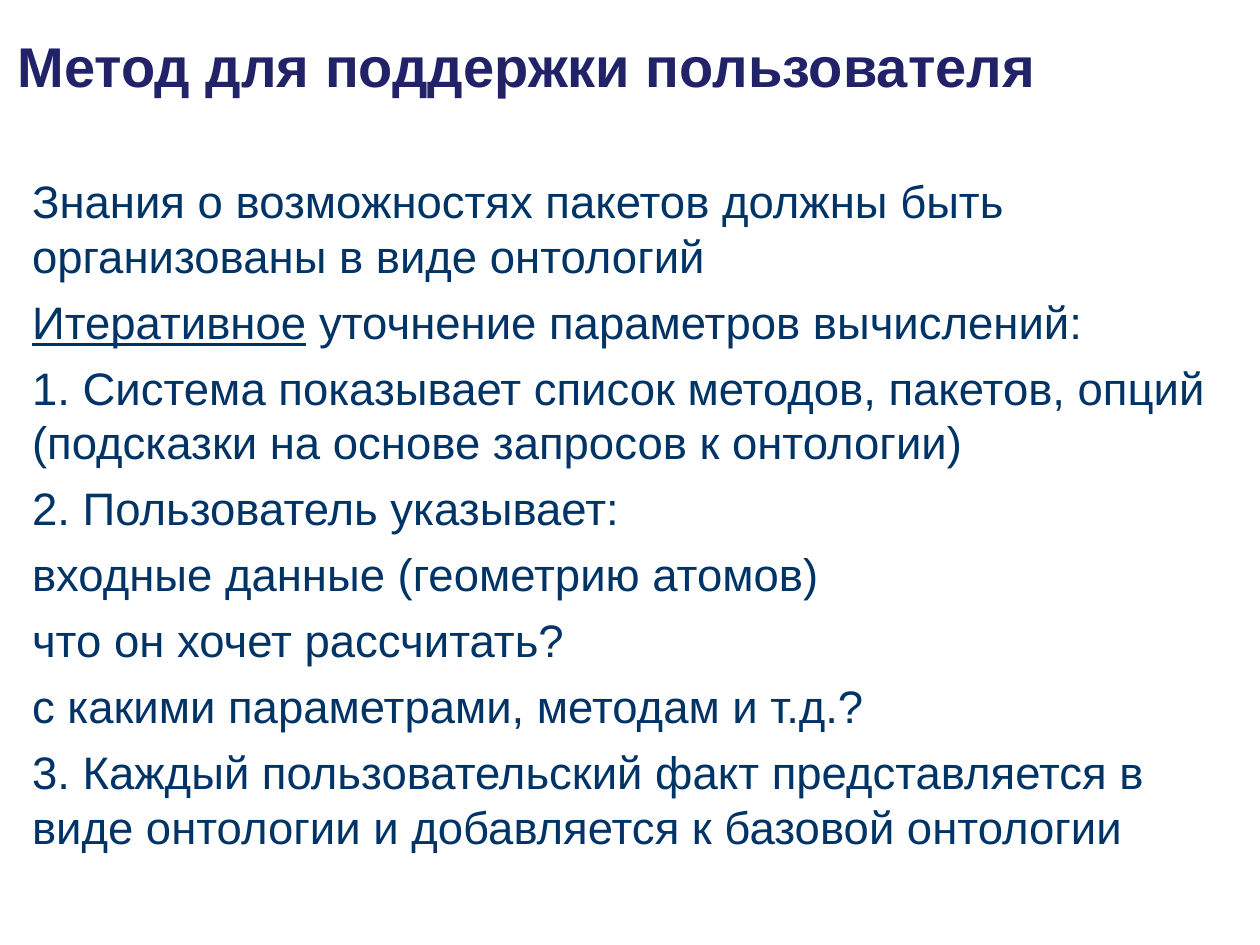
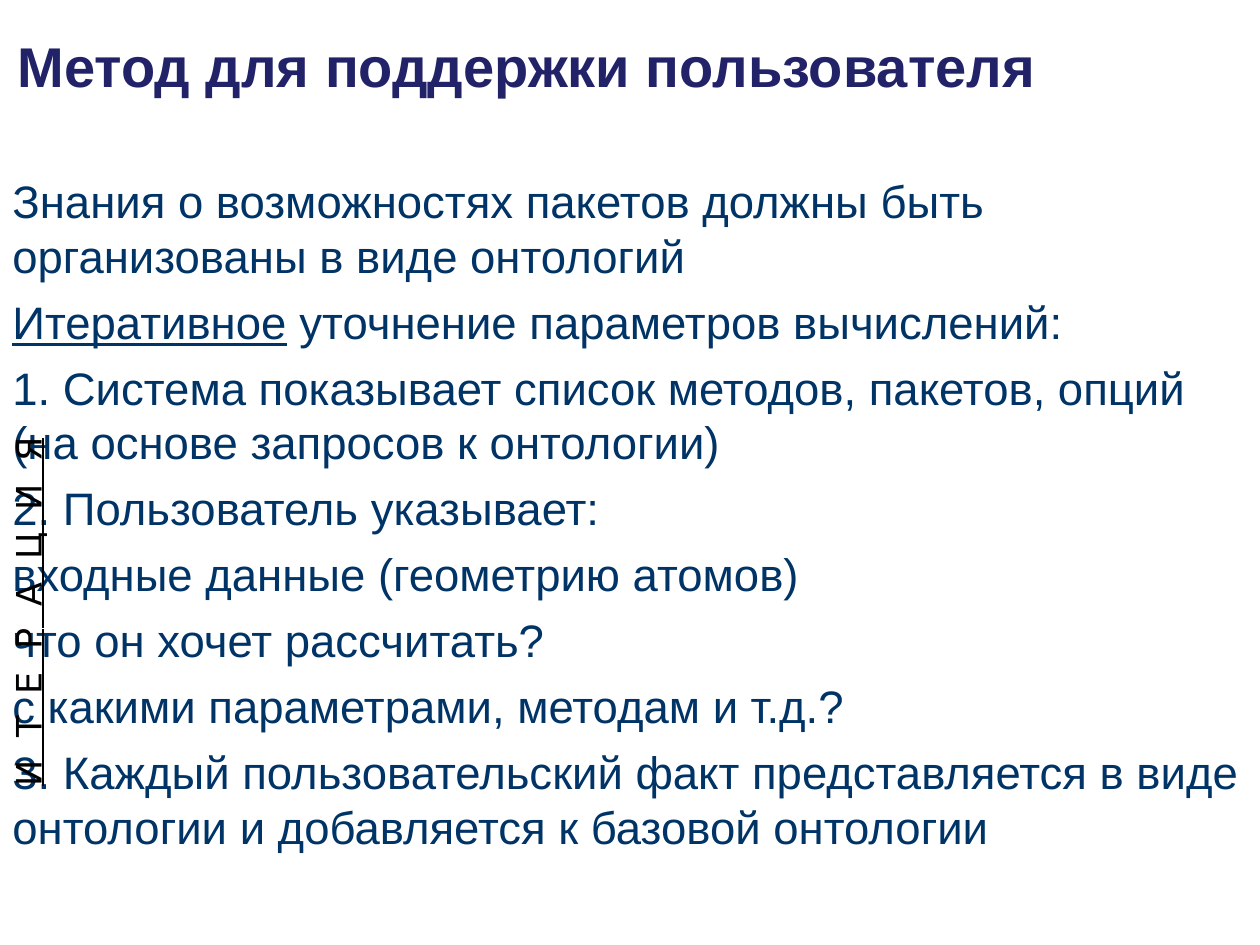
Before and after one commit to podtelkin/NII-NKT, a slide deck: slide 8 of master/master.ppt. Drawn at 1260x945 pixels with LibreOffice and Linux fonts; fonts in the diff are those of the drawing; background and template pictures are left out. Boxes give left, top, right and bottom in pixels: in the first picture for what was removed or moved away, otherwise in the second. Text is boxed around its words. In the diff, an @@ line names an element or a change of style, - is before the commit and + after.

```diff
--- a/master/master.ppt
+++ b/master/master.ppt
@@ text "Знания о возможностях пакетов должны ...": place and size @@
-text "Знания о возможностях пакетов должны ..." at (32, 184, 1205, 853)
+text "Знания о возможностях пакетов должны ..." at (12, 184, 1237, 853)
@@ text at (12, 371, 1185, 469): text changed @@
-1. Система показывает список методов, пакетов, опций (подсказки на основе запросов к онтологии)
+1. Система показывает список методов, пакетов, опций (на основе запросов к онтологии)
@@ text added at (9, 440, 50, 786), 20 pt, text #000000, underline @@
+И Т Е Р А Ц И Я
```
Also in this commit, not shown: 1 other slide changed, 10 other files.
